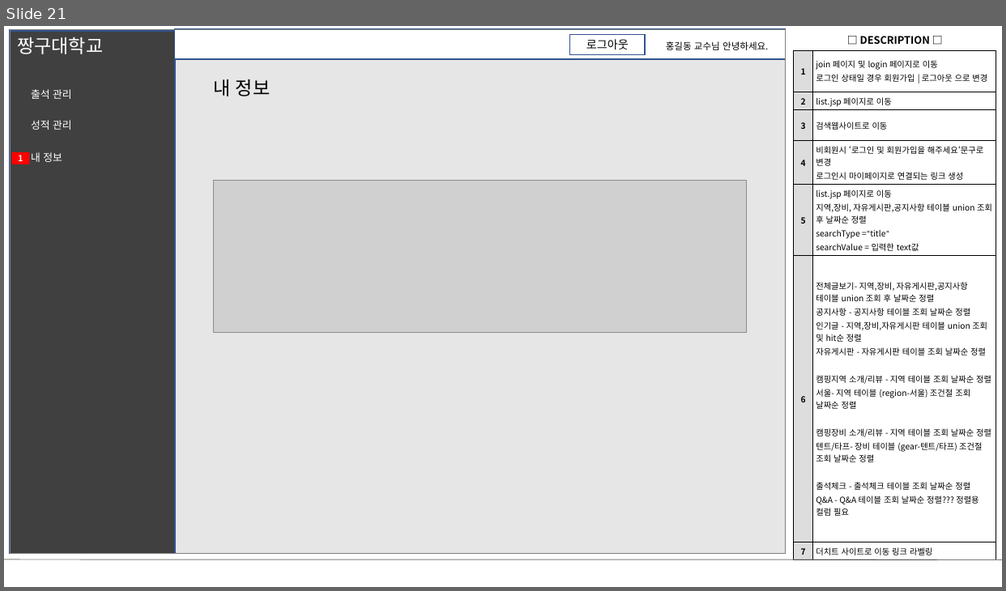
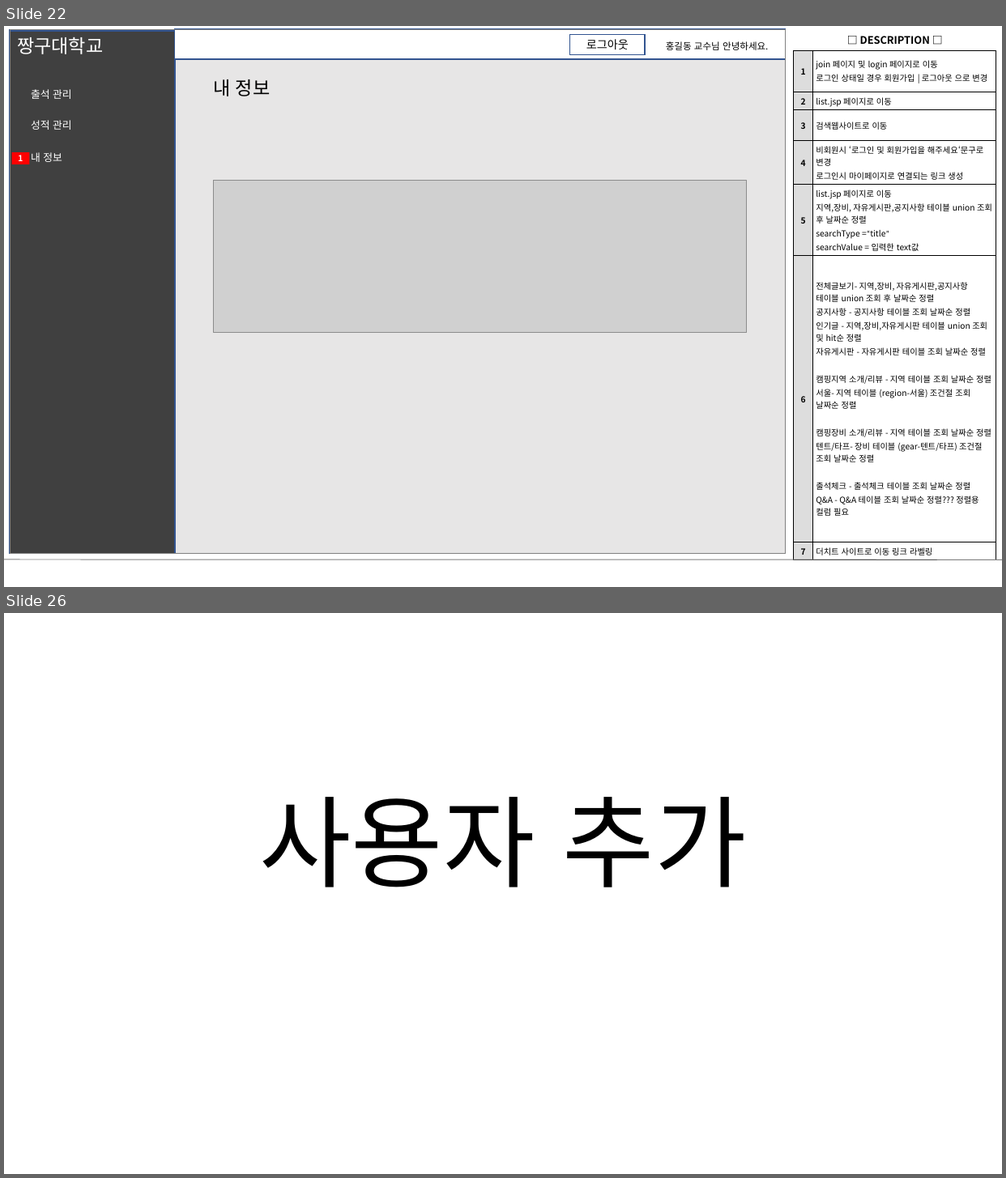
Before and after one commit to stacktack2/second_team_project, a slide deck: 04.산출물 제출/03.화면 설계서/화면설계서v2.pptx. Shown one above the other, each under a label of ours: slide 21 before the commit, slides 22 and 26 after it; the slides between them are not shown. The pictures are 1006x591 and 1006x1178 pixels, drawn with LibreOffice and Linux fonts; fonts in the diff are those of the drawing; grey boxes stand for pictures. Boxes give left, top, right and bottom in pixels: in the first picture for what was removed or moved away, otherwise in the second. Text is boxed around its words. In the diff, an @@ line names an element or a change of style, - is before the commit and + after.

```diff
--- a/04.산출물 제출/03.화면 설계서/화면설계서v2.pptx
+++ b/04.산출물 제출/03.화면 설계서/화면설계서v2.pptx
@@ slide 26 added at [4, 613, 1002, 1174], background #FFFFFF @@
@@ text added at [259, 797, 747, 888], 96 pt, text #000000 @@
+사용자 추가
@@ what was slide 21 is now slide 22 @@
```
Also in this commit, not shown: 11 slides changed, 4 other slides added, 2 slides removed, 3 other files.
